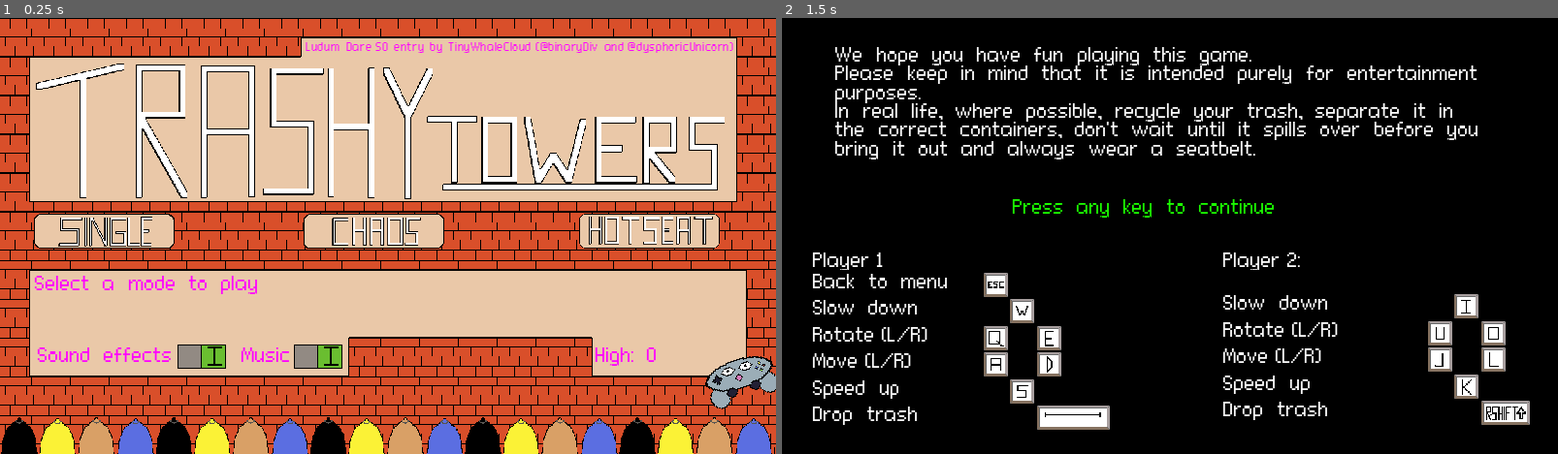
Above: before the commit, frames 1-2 (left to right).
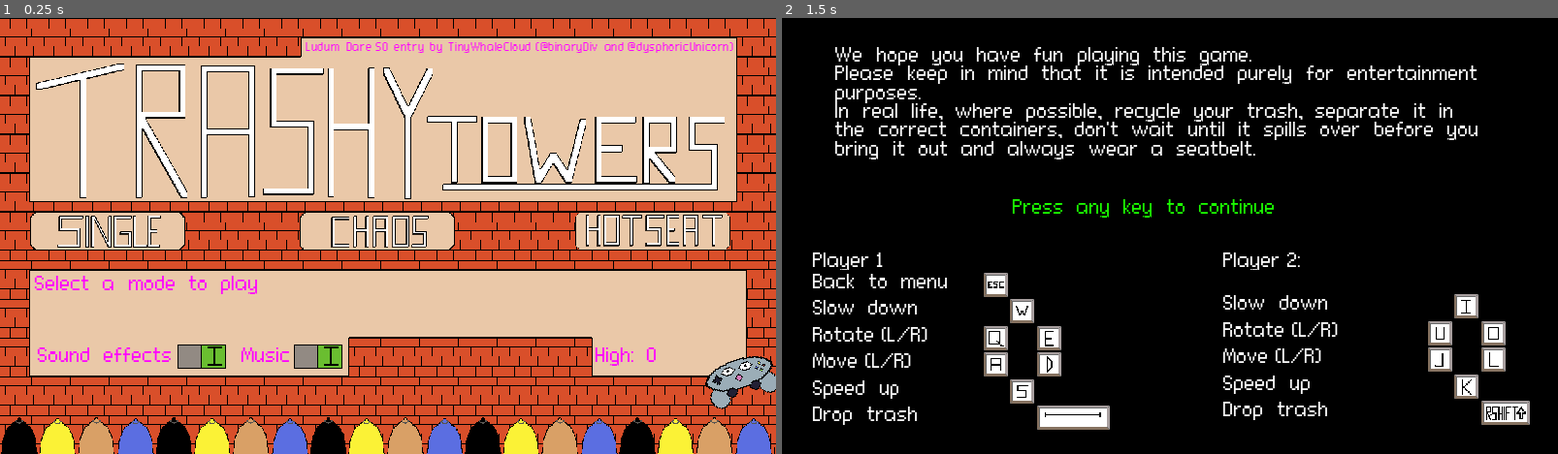
Above: after the commit, the same moments.

Repository: TinyWhaleCloud/ld50-trashytowers
Game: Godot game, scene res://screens/title_screen/TitleScreen.tscn
Two runs of this game, one before a commit and one after it. Both use one fixed random seed, a clock stepped at 60 frames per second and the inputs below. The engine's default icon, where the game draws it, is replaced by a stand-in: a white triangle on a blue panel in a dark square. Sound files missing from this copy of the repository are replaced by a short silence.
Inputs (mouse positions are in pixels of both pictures, inside the frame that each line leads up to):
- Up to frame 1 (0.25 s): no input
- Up to frame 2 (1.5 s): click (1162, 231) at 0.5 s; click (1433, 231) at 1.25 s

The runs differ from the first frame. In frame 1, 2.6% of the frame differs, in the area x 3-95%, y 44-54%; in frame 2, nothing differs.

Commit message:
Add more visible focus indicator to main menu buttons
Closes #40.

Diff:
--- a/src/screens/title_screen/InfoText.gd
+++ b/src/screens/title_screen/InfoText.gd
@@ -10,50 +10,32 @@
 func _ready():
     show_default_text()
 
-func _on_HotseatButton_mouse_entered():
-	self.set_text(hotseat_text)
-
-func _on_ChaosButton_mouse_entered():
-	self.set_text(chaos_text)
-
-func _on_SinglePlayerButton_mouse_entered():
-    self.set_text(single_player_text)
-
-func _on_HotseatButton_focus_entered():
-	self.set_text(hotseat_text)
-
-func _on_ChaosButton_focus_entered():
-	self.set_text(chaos_text)
-
-func _on_SinglePlayerButton_focus_entered():
-	self.set_text(single_player_text)
-
 func show_default_text():
     self.set_text(default_text)
 
-func _on_SinglePlayerButton_focus_exited():
-	show_default_text()
-
-func _on_SinglePlayerButton_mouse_exited():
+func _on_element_exited():
     show_default_text()
 
-func _on_ChaosButton_focus_exited():
-	show_default_text()
-
-func _on_ChaosButton_mouse_exited():
-	show_default_text()
-
-func _on_HotseatButton_focus_exited():
-	show_default_text()
-
-func _on_HotseatButton_mouse_exited():
-	show_default_text()
-
-func _on_element_exited():
-	show_default_text()
-
 func _on_SoundEffectsChecked_entered():
-	self.set_text(sfx_enabled_text)
+    self.set_text(sfx_enabled_text)
 
 func _on_MusicEnabled_entered():
-	self.set_text(music_enabled_text)
+    self.set_text(music_enabled_text)
+
+func _on_SinglePlayerButton_entered():
+    self.set_text(single_player_text)
+
+func _on_SinglePlayerButton_exited():
+    show_default_text()
+
+func _on_ChaosButton_entered():
+    self.set_text(chaos_text)
+
+func _on_ChaosButton_exited():
+    show_default_text()
+
+func _on_HotseatButton_entered():
+    self.set_text(hotseat_text)
+
+func _on_HotseatButton_exited():
+    show_default_text()
--- a/src/screens/title_screen/TitleScreen.tscn
+++ b/src/screens/title_screen/TitleScreen.tscn
@@ -18,6 +18,9 @@
 [ext_resource path="res://screens/title_screen/TrashyTowersMainMenu.wav" type="AudioStream" id=16]
 [ext_resource path="res://screens/title_screen/controllerMonster.png" type="Texture" id=17]
 [ext_resource path="res://screens/info_screen/InfoScreen.tscn" type="PackedScene" id=18]
+[ext_resource path="res://screens/title_screen/singleplayer_selected.png" type="Texture" id=19]
+[ext_resource path="res://screens/title_screen/chaos_selected.png" type="Texture" id=20]
+[ext_resource path="res://screens/title_screen/hotseat_selected.png" type="Texture" id=21]
 
 [node name="TitleScreen" type="Node2D"]
 script = ExtResource( 1 )
@@ -43,7 +46,7 @@
 format = 1
 tile_data = PoolIntArray( 131103, 0, 0, 131104, 0, 1, 131105, 0, 2, 131106, 0, 1, 131107, 0, 1, 131108, 0, 2, 131109, 0 …(35420 unchanged characters)…
 
-[node name="SinglePlayerButton" type="Button" parent="."]
+[node name="SinglePlayerButton" type="TextureButton" parent="."]
 margin_left = 50.0
 margin_top = 320.0
 margin_right = 306.0
@@ -53,11 +56,12 @@
 focus_neighbour_bottom = NodePath("../SoundEffectsChecked")
 focus_next = NodePath("../ChaosButton")
 focus_previous = NodePath("../Header")
-icon = ExtResource( 2 )
-flat = true
-expand_icon = true
-
-[node name="ChaosButton" type="Button" parent="."]
+texture_normal = ExtResource( 2 )
+texture_pressed = ExtResource( 19 )
+texture_hover = ExtResource( 19 )
+texture_focused = ExtResource( 19 )
+
+[node name="ChaosButton" type="TextureButton" parent="."]
 margin_left = 495.0
 margin_top = 320.0
 margin_right = 751.0
@@ -68,11 +72,12 @@
 focus_neighbour_bottom = NodePath("../SoundEffectsChecked")
 focus_next = NodePath("../HotseatButton")
 focus_previous = NodePath("../SinglePlayerButton")
-icon = ExtResource( 3 )
-flat = true
-expand_icon = true
-
-[node name="HotseatButton" type="Button" parent="."]
+texture_normal = ExtResource( 3 )
+texture_pressed = ExtResource( 20 )
+texture_hover = ExtResource( 20 )
+texture_focused = ExtResource( 20 )
+
+[node name="HotseatButton" type="TextureButton" parent="."]
 margin_left = 949.0
 margin_top = 320.0
 margin_right = 1205.0
@@ -83,9 +88,10 @@
 focus_neighbour_bottom = NodePath("../SoundEffectsChecked")
 focus_next = NodePath("../SoundEffectsChecked")
 focus_previous = NodePath("../ChaosButton")
-icon = ExtResource( 5 )
-flat = true
-expand_icon = true
+texture_normal = ExtResource( 5 )
+texture_pressed = ExtResource( 21 )
+texture_hover = ExtResource( 21 )
+texture_focused = ExtResource( 21 )
 
 [node name="InfoText" type="RichTextLabel" parent="."]
 margin_left = 56.0
@@ -189,26 +195,26 @@
 [node name="InfoScreen" parent="." instance=ExtResource( 18 )]
 visible = false
 
-[connection signal="focus_entered" from="SinglePlayerButton" to="InfoText" method="_on_SinglePlayerButton_focus_entered"]
+[connection signal="focus_entered" from="SinglePlayerButton" to="InfoText" method="_on_SinglePlayerButton_entered"]
 [connection signal="focus_entered" from="SinglePlayerButton" to="SelectionSoundPlayer" method="_on_button_entered"]
-[connection signal="focus_exited" from="SinglePlayerButton" to="InfoText" method="_on_SinglePlayerButton_focus_exited"]
-[connection signal="mouse_entered" from="SinglePlayerButton" to="InfoText" method="_on_SinglePlayerButton_mouse_entered"]
+[connection signal="focus_exited" from="SinglePlayerButton" to="InfoText" method="_on_SinglePlayerButton_exited"]
+[connection signal="mouse_entered" from="SinglePlayerButton" to="InfoText" method="_on_SinglePlayerButton_entered"]
 [connection signal="mouse_entered" from="SinglePlayerButton" to="SelectionSoundPlayer" method="_on_button_entered"]
-[connection signal="mouse_exited" from="SinglePlayerButton" to="InfoText" method="_on_SinglePlayerButton_mouse_exited"]
+[connection signal="mouse_exited" from="SinglePlayerButton" to="InfoText" method="_on_SinglePlayerButton_exited"]
 [connection signal="pressed" from="SinglePlayerButton" to="." method="_on_SinglePlayerButton_pressed"]
-[connection signal="focus_entered" from="ChaosButton" to="InfoText" method="_on_ChaosButton_focus_entered"]
+[connection signal="focus_entered" from="ChaosButton" to="InfoText" method="_on_ChaosButton_entered"]
 [connection signal="focus_entered" from="ChaosButton" to="SelectionSoundPlayer" method="_on_button_entered"]
-[connection signal="focus_exited" from="ChaosButton" to="InfoText" method="_on_ChaosButton_focus_exited"]
-[connection signal="mouse_entered" from="ChaosButton" to="InfoText" method="_on_ChaosButton_mouse_entered"]
+[connection signal="focus_exited" from="ChaosButton" to="InfoText" method="_on_ChaosButton_exited"]
+[connection signal="mouse_entered" from="ChaosButton" to="InfoText" method="_on_ChaosButton_entered"]
 [connection signal="mouse_entered" from="ChaosButton" to="SelectionSoundPlayer" method="_on_button_entered"]
-[connection signal="mouse_exited" from="ChaosButton" to="InfoText" method="_on_ChaosButton_mouse_exited"]
+[connection signal="mouse_exited" from="ChaosButton" to="InfoText" method="_on_ChaosButton_exited"]
 [connection signal="pressed" from="ChaosButton" to="." method="_on_ChaosButton_pressed"]
-[connection signal="focus_entered" from="HotseatButton" to="InfoText" method="_on_HotseatButton_focus_entered"]
+[connection signal="focus_entered" from="HotseatButton" to="InfoText" method="_on_HotseatButton_entered"]
 [connection signal="focus_entered" from="HotseatButton" to="SelectionSoundPlayer" method="_on_button_entered"]
-[connection signal="focus_exited" from="HotseatButton" to="InfoText" method="_on_HotseatButton_focus_exited"]
-[connection signal="mouse_entered" from="HotseatButton" to="InfoText" method="_on_HotseatButton_mouse_entered"]
+[connection signal="focus_exited" from="HotseatButton" to="InfoText" method="_on_HotseatButton_exited"]
+[connection signal="mouse_entered" from="HotseatButton" to="InfoText" method="_on_HotseatButton_entered"]
 [connection signal="mouse_entered" from="HotseatButton" to="SelectionSoundPlayer" method="_on_button_entered"]
-[connection signal="mouse_exited" from="HotseatButton" to="InfoText" method="_on_HotseatButton_mouse_exited"]
+[connection signal="mouse_exited" from="HotseatButton" to="InfoText" method="_on_HotseatButton_exited"]
 [connection signal="pressed" from="HotseatButton" to="." method="_on_HotseatButton_pressed"]
 [connection signal="focus_entered" from="SoundEffectsChecked" to="InfoText" method="_on_SoundEffectsChecked_entered"]
 [connection signal="focus_exited" from="SoundEffectsChecked" to="InfoText" method="_on_element_exited"]
Not shown: 1 places in src/screens/title_screen/TitleScreen.tscn that only renumber resources
Binary file added: src/screens/title_screen/chaos_selected.png
Not shown, added: src/screens/title_screen/chaos_selected.png.import
Binary file added: src/screens/title_screen/hotseat_selected.png
Not shown, added: src/screens/title_screen/hotseat_selected.png.import
Binary file added: src/screens/title_screen/singleplayer_selected.png
Not shown, added: src/screens/title_screen/singleplayer_selected.png.import
Not shown, added: assets/sprites/Hotseat_selected.aseprite
Not shown, added: assets/sprites/chaos_selected.aseprite
Not shown, added: assets/sprites/singleplayer_selected.aseprite
